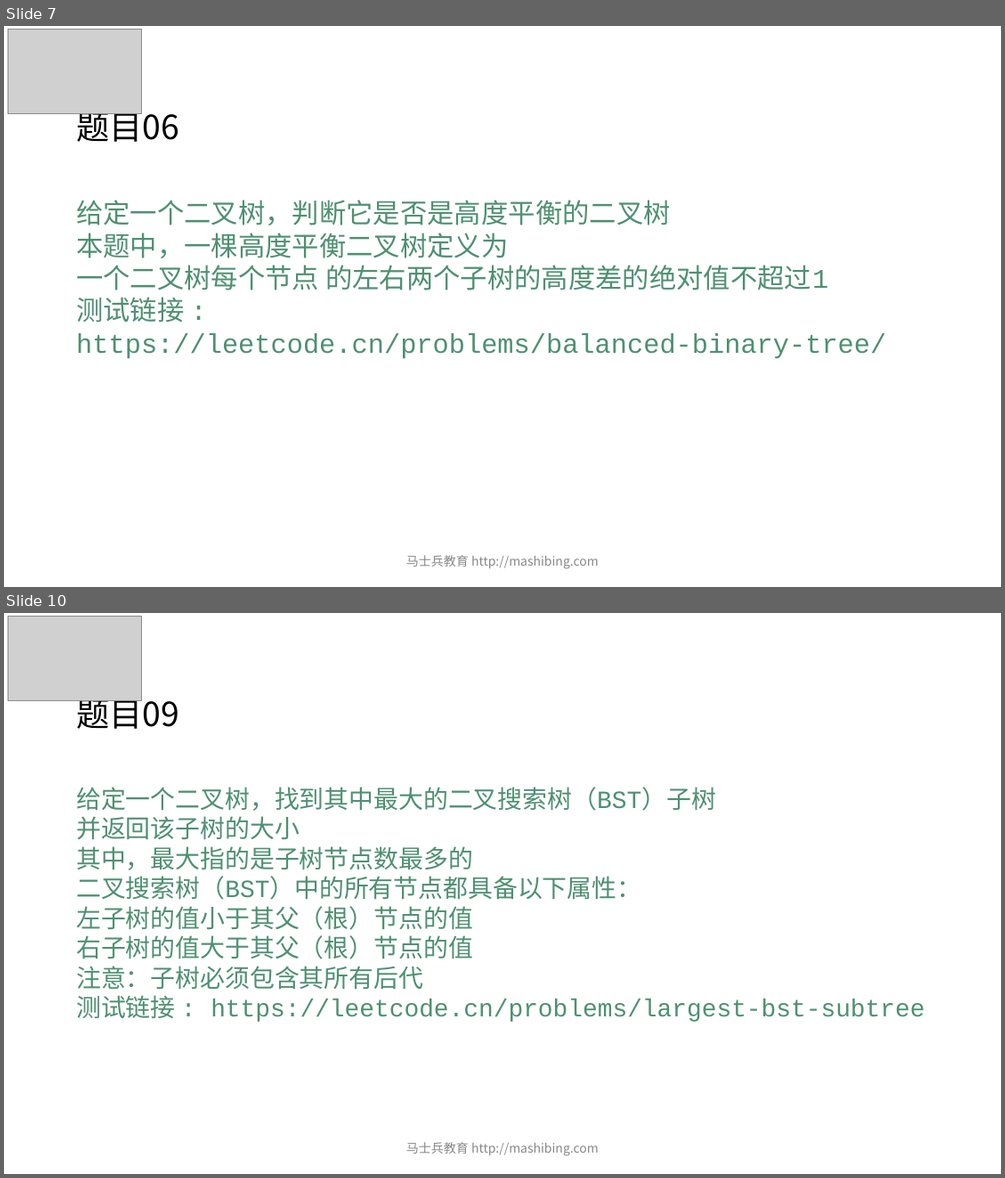
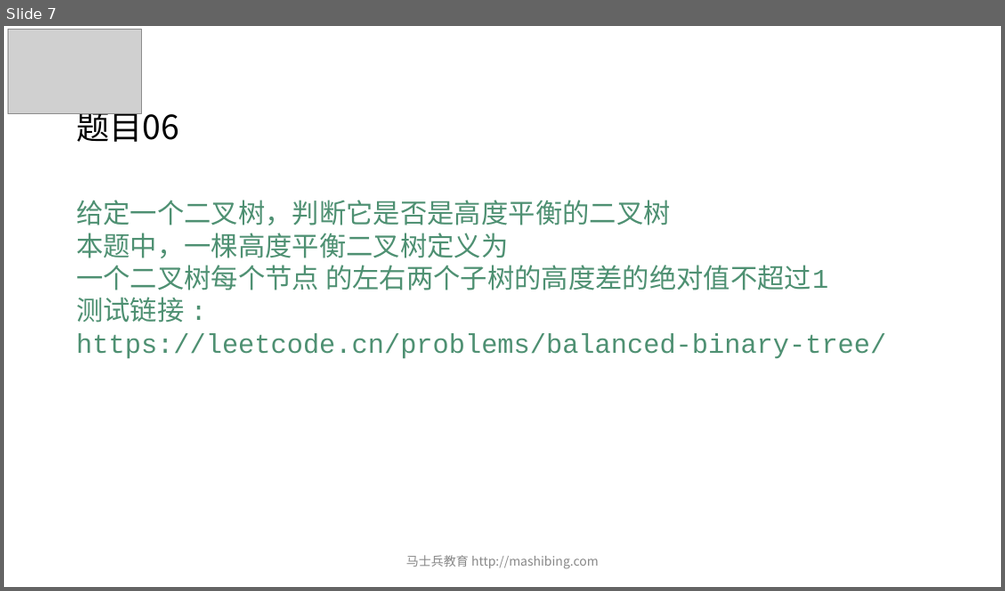
Before and after one commit to algorithmzuo/mca-algorithm-problems, a slide deck: 第03期/课堂ppt/powerpoint/第03节.pptx. Shown one above the other, each under a label of ours: slides 7 and 10 before the commit, slide 7 after it; the slides between them are not shown. The pictures are 1005x1178 and 1005x591 pixels, drawn with LibreOffice and Linux fonts; fonts in the diff are those of the drawing; grey boxes stand for pictures. Boxes give left, top, right and bottom in pixels: in the first picture for what was removed or moved away, otherwise in the second. Text is boxed around its words. In the diff, an @@ line names an element or a change of style, - is before the commit and + after.

```diff
--- a/第03期/课堂ppt/powerpoint/第03节.pptx
+++ b/第03期/课堂ppt/powerpoint/第03节.pptx
@@ slide 10 removed at box(4, 613, 1001, 1174), background #FFFFFF @@
@@ picture removed at box(8, 616, 142, 701) @@
@@ title removed at box(76, 692, 179, 729) @@
-题目09
@@ text removed at box(76, 787, 924, 1022) @@
-给定一个二叉树，找到其中最大的二叉搜索树（BST）子树
-并返回该子树的大小
-其中，最大指的是子树节点数最多的
-二叉搜索树（BST）中的所有节点都具备以下属性：
-左子树的值小于其父（根）节点的值
-右子树的值大于其父（根）节点的值
-注意：子树必须包含其所有后代
-测试链接 : https://leetcode.cn/problems/largest-bst-subtree
@@ text removed at box(406, 1142, 599, 1156) @@
-马士兵教育 http://mashibing.com
```
Also in this commit, not shown: 2 other slides removed, 12 other files.
